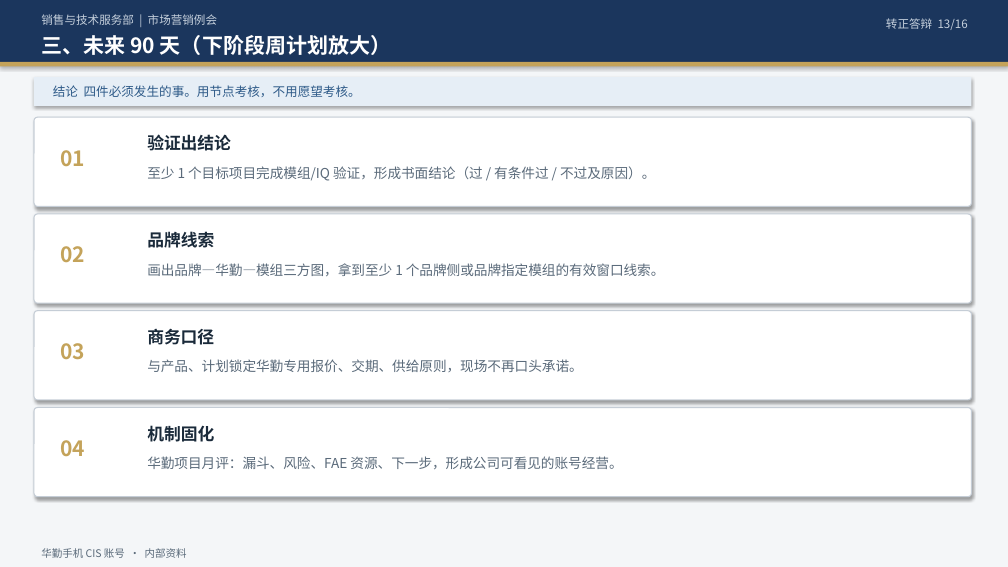
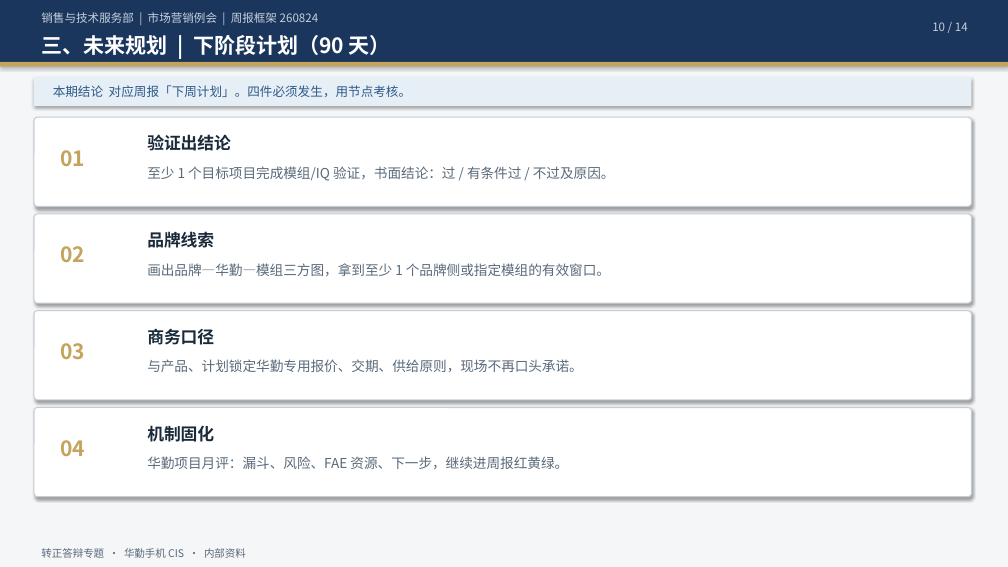
Before and after one commit to ChrisXiaoSu/git20260729, a slide deck: slide 10 of CIS销售经理-华勤手机业务-转正答辩.pptx (slide 13 before the commit). Drawn at 1008x567 pixels with LibreOffice and Linux fonts; fonts in the diff are those of the drawing. Boxes give left, top, right and bottom in pixels: in the first picture for what was removed or moved away, otherwise in the second. Text is boxed around its words. In the diff, an @@ line names an element or a change of style, - is before the commit and + after.

```diff
--- a/CIS销售经理-华勤手机业务-转正答辩.pptx
+++ b/CIS销售经理-华勤手机业务-转正答辩.pptx
@@ text at box(41, 12, 319, 23): text changed @@
-销售与技术服务部 | 市场营销例会
+销售与技术服务部 | 市场营销例会 | 周报框架 260824
@@ text at box(932, 22, 968, 31): text changed @@
-转正答辩 13/16
+10 / 14
@@ text at box(41, 35, 391, 55): text changed @@
-三、未来 90 天（下阶段周计划放大）
+三、未来规划 | 下阶段计划（90 天）
@@ text at box(53, 85, 411, 97): text changed @@
-结论 四件必须发生的事。用节点考核，不用愿望考核。
+本期结论 对应周报「下周计划」。四件必须发生，用节点考核。
@@ text at box(147, 166, 615, 181): text changed @@
-至少 1 个目标项目完成模组/IQ 验证，形成书面结论（过 / 有条件过 / 不过及原因）。
+至少 1 个目标项目完成模组/IQ 验证，书面结论：过 / 有条件过 / 不过及原因。
@@ text at box(147, 263, 610, 276): text changed @@
-画出品牌—华勤—模组三方图，拿到至少 1 个品牌侧或品牌指定模组的有效窗口线索。
+画出品牌—华勤—模组三方图，拿到至少 1 个品牌侧或指定模组的有效窗口。
@@ text at box(147, 456, 568, 469): text changed @@
-华勤项目月评：漏斗、风险、FAE 资源、下一步，形成公司可看见的账号经营。
+华勤项目月评：漏斗、风险、FAE 资源、下一步，继续进周报红黄绿。
@@ text at box(41, 548, 246, 558): text changed @@
-华勤手机 CIS 账号 · 内部资料
+转正答辩专题 · 华勤手机 CIS · 内部资料
```
Also in this commit, not shown: 11 other slides changed, 2 slides added, 4 slides removed, 3 other files.
